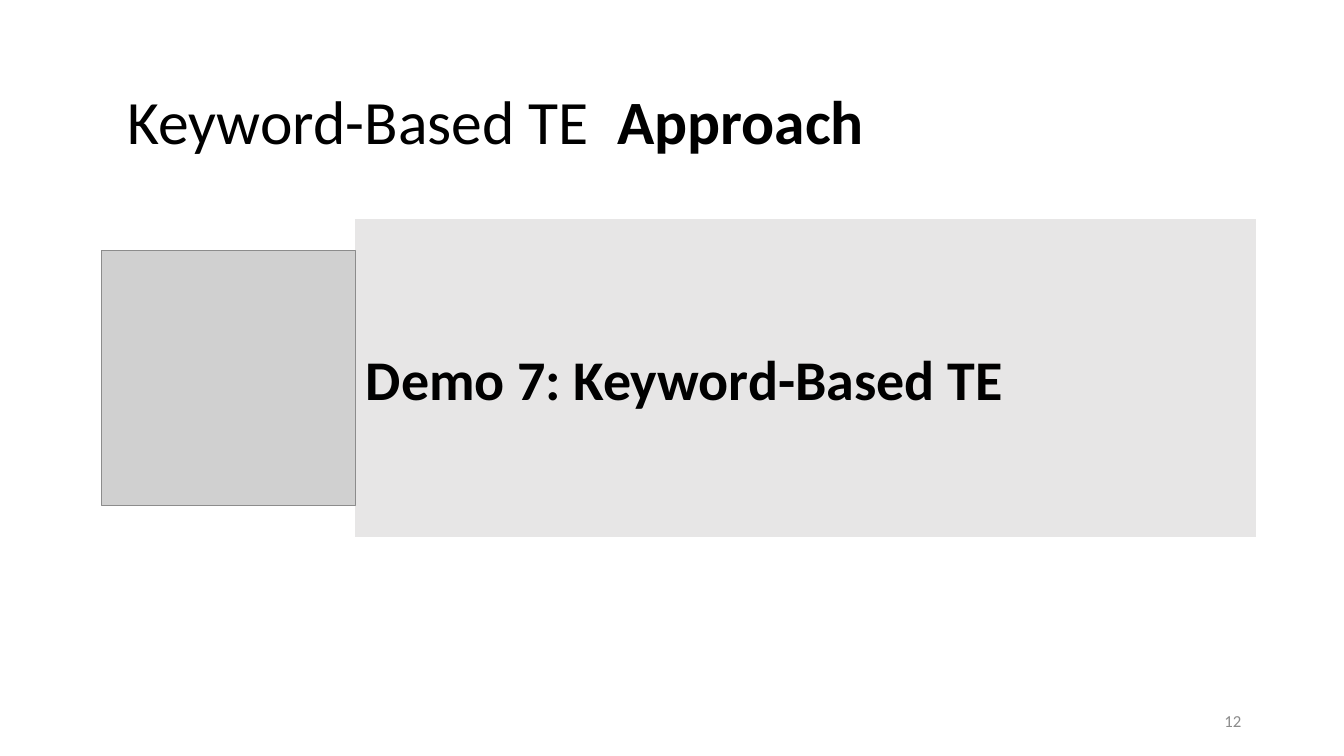
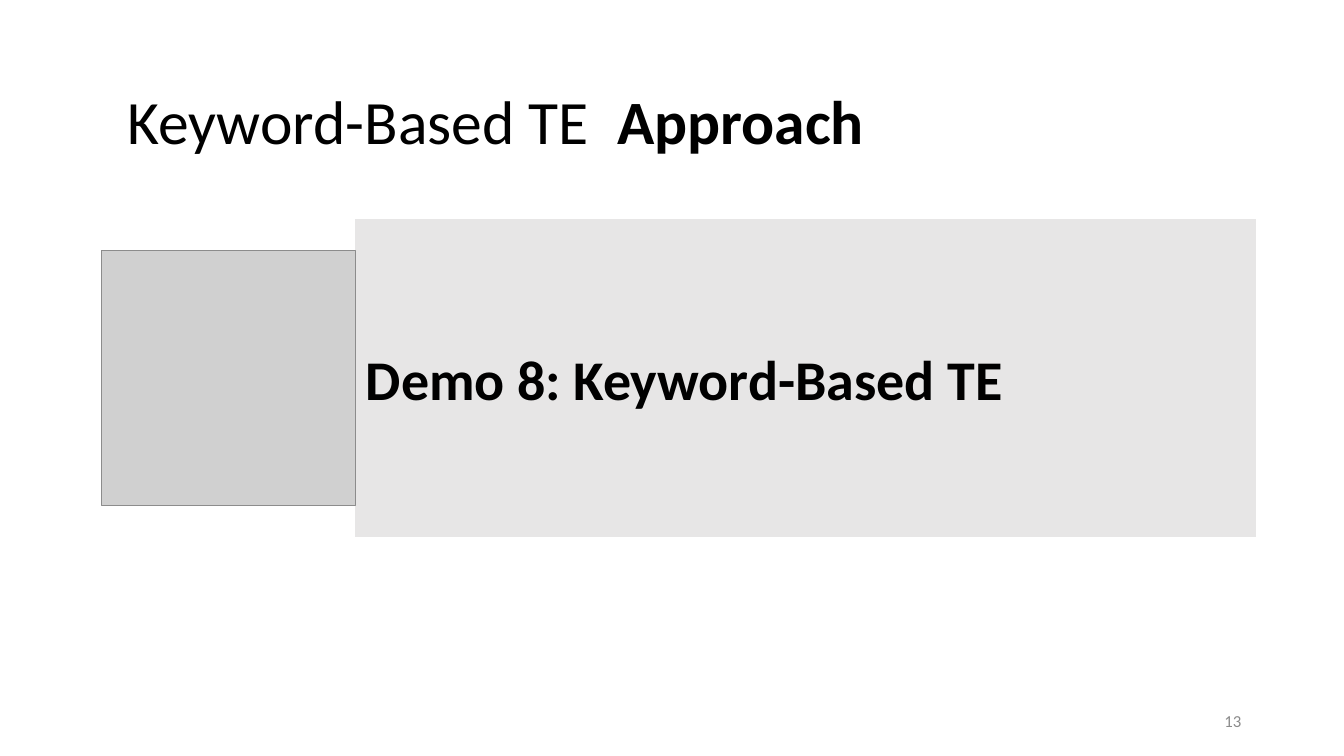
Before and after one commit to lisa-wm/consulting, a slide deck: slide 13 of 5_seminar/Contents_Part_02/slides/slides_II_2.pptx (slide 12 before the commit). Drawn at 1344x756 pixels with LibreOffice and Linux fonts; fonts in the diff are those of the drawing; grey boxes stand for pictures. Boxes give left, top, right and bottom in pixels: in the first picture for what was removed or moved away, otherwise in the second. Text is boxed around its words. In the diff, an @@ line names an element or a change of style, - is before the commit and + after.

Commit message:
inserted short intro into demos and started stm demo

```diff
--- a/5_seminar/Contents_Part_02/slides/slides_II_2.pptx
+++ b/5_seminar/Contents_Part_02/slides/slides_II_2.pptx
@@ text in rectangle at (x1=366, y1=360, x2=1002, y2=409): text changed @@
-Demo 7: Keyword-Based TE
+Demo 8: Keyword-Based TE
@@ page number at (x1=1224, y1=716, x2=1241, y2=727): text changed @@
-12
+13
```
Also in this commit, not shown: 1 slide added, 14 other files.
